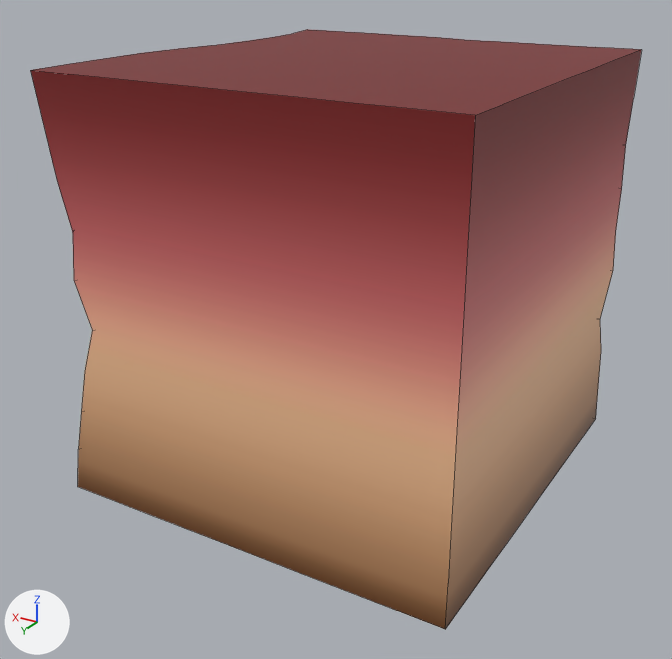
The FBX model Assets/Models/TileSets/Tileset 1/base1.001.fbx as it was, and as the next commit left it.
Both versions are drawn from a 50 mm camera at (-1.051, 1.856, 0.763) aimed at (0.02, 0.07, -0.13). Arrows for +X, +Y and +Z are at lower left; the lights stay in place. Mesh edges are drawn as thin lines. Where no turn or scale is listed for an object, it has been applied to the vertices.

Objects in the first picture: 'base1.001'.
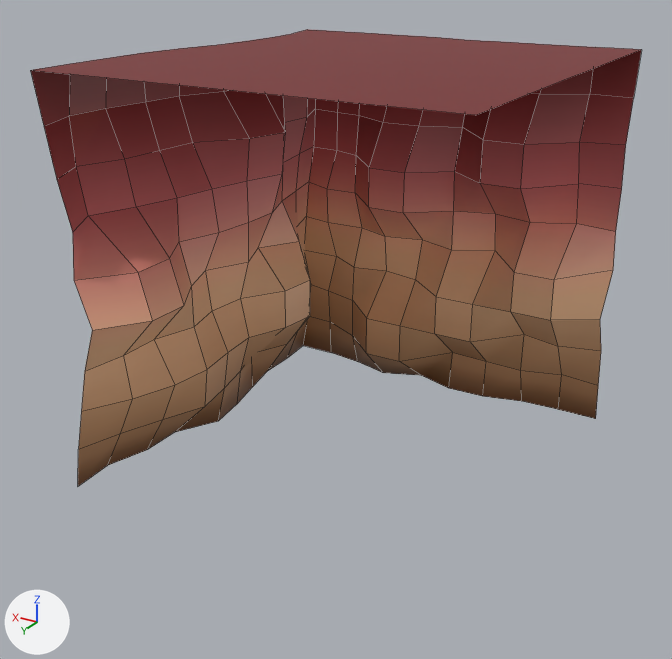
Location of each change, [x1, y1, x2, y2] in pixels of the pictures (672 x 659 px):
```json
{"object": "base1.001", "change": "reshaped", "before": [30, 29, 642, 629], "after": [30, 29, 642, 486], "on screen": "24% shorter"}
{"part": 1, "of": "me_cube_024", "change": "deleted", "before": [30, 50, 642, 629]}
```

The change, as JSON lines over the scene's bpy script:
```json
{"block": "me_cube_024", "where": "# used by ob_base1_001; location = (0.0, 0.0, 0.0)"}
{"op": "remove", "block": "me_cube_024", "code": "me_cube_024.from_pydata(...)  # 232 vertices, 166 faces; spans x -0.488..0.512, y -0.5..0.5, z -0.5..0.5"}
{"op": "add", "block": "me_cube_024", "code": "me_cube_024.from_pydata(...)  # 207 vertices, 163 faces; spans x -0.488..0.512, y -0.5..0.5, z -0.5..0.5"}
{"block": "me_cube_024", "change": "me_cube_024 part 1"}
{"block": "me_cube_024", "change": "25 vertices are removed from x -0.488..0.384, y -0.389..0.5, z -0.5..0.389"}
{"block": "me_cube_024", "change": "3 faces are deleted"}
```
